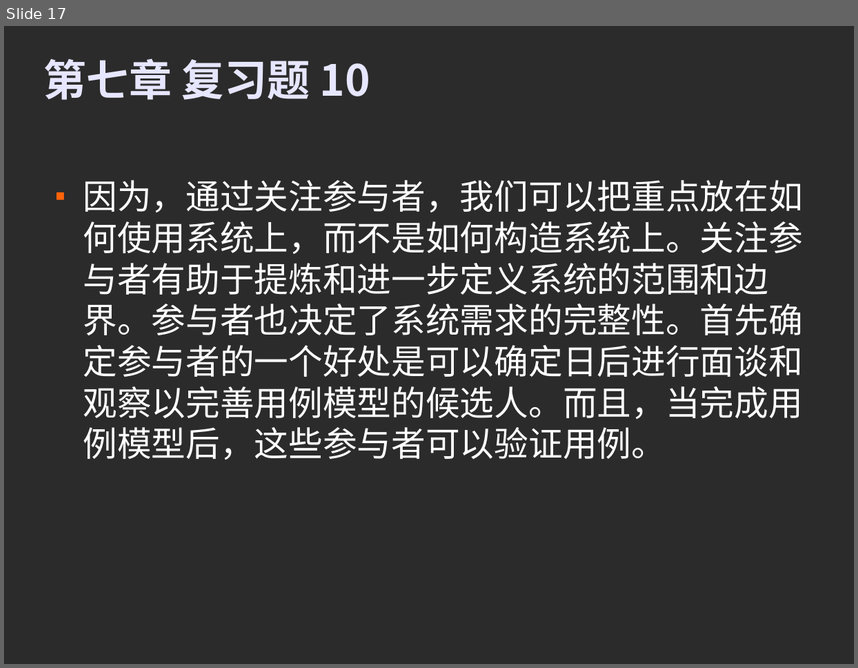
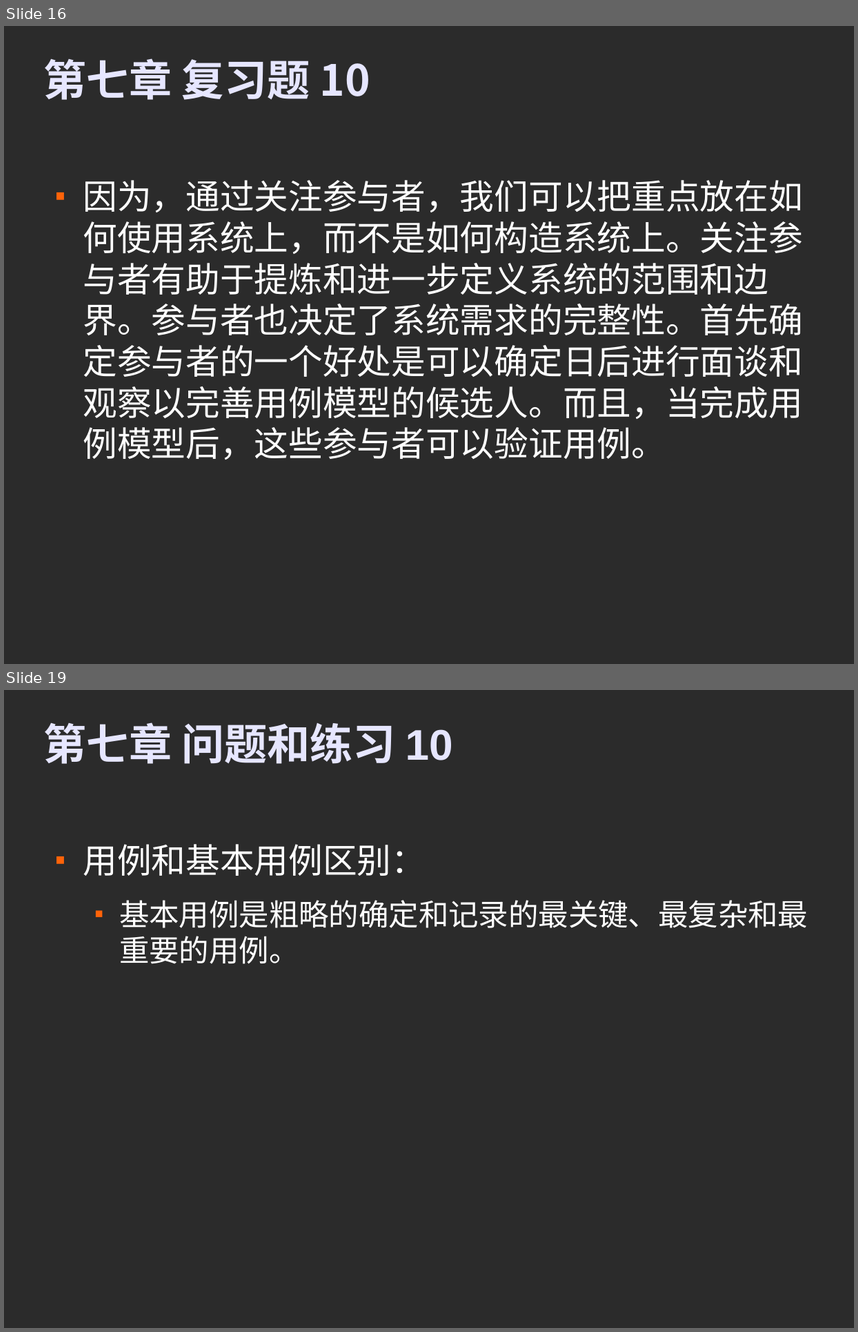
Before and after one commit to kernelhcy/hcyprojects, a slide deck: Mess/doc/系统分析作业.odp. Shown one above the other, each under a label of ours: slide 17 before the commit, slides 16 and 19 after it; the slides between them are not shown. The pictures are 858x668 and 858x1332 pixels, drawn with LibreOffice and Linux fonts; fonts in the diff are those of the drawing; background and template pictures are left out; a plain dark background stands for a picture behind light text. Boxes give left, top, right and bottom in pixels: in the first picture for what was removed or moved away, otherwise in the second. Text is boxed around its words. In the diff, an @@ line names an element or a change of style, - is before the commit and + after.

```diff
--- a/Mess/doc/系统分析作业.odp
+++ b/Mess/doc/系统分析作业.odp
@@ slide 19 added at (4, 690, 854, 1328), background picture (left out) @@
@@ title added at (43, 722, 453, 764), 40 pt, text #E6E6FF, bold @@
+第七章 问题和练习 10
@@ text added at (83, 844, 808, 964), 28 pt, text #FFFFFF @@
+■ 用例和基本用例区别：
+  ■ 基本用例是粗略的确定和记录的最关键、最复杂和最重要的用例。
@@ what was slide 17 is now slide 16 @@
```
Also in this commit, not shown: 3 other slides added, 1 slide removed, 1 other file.
